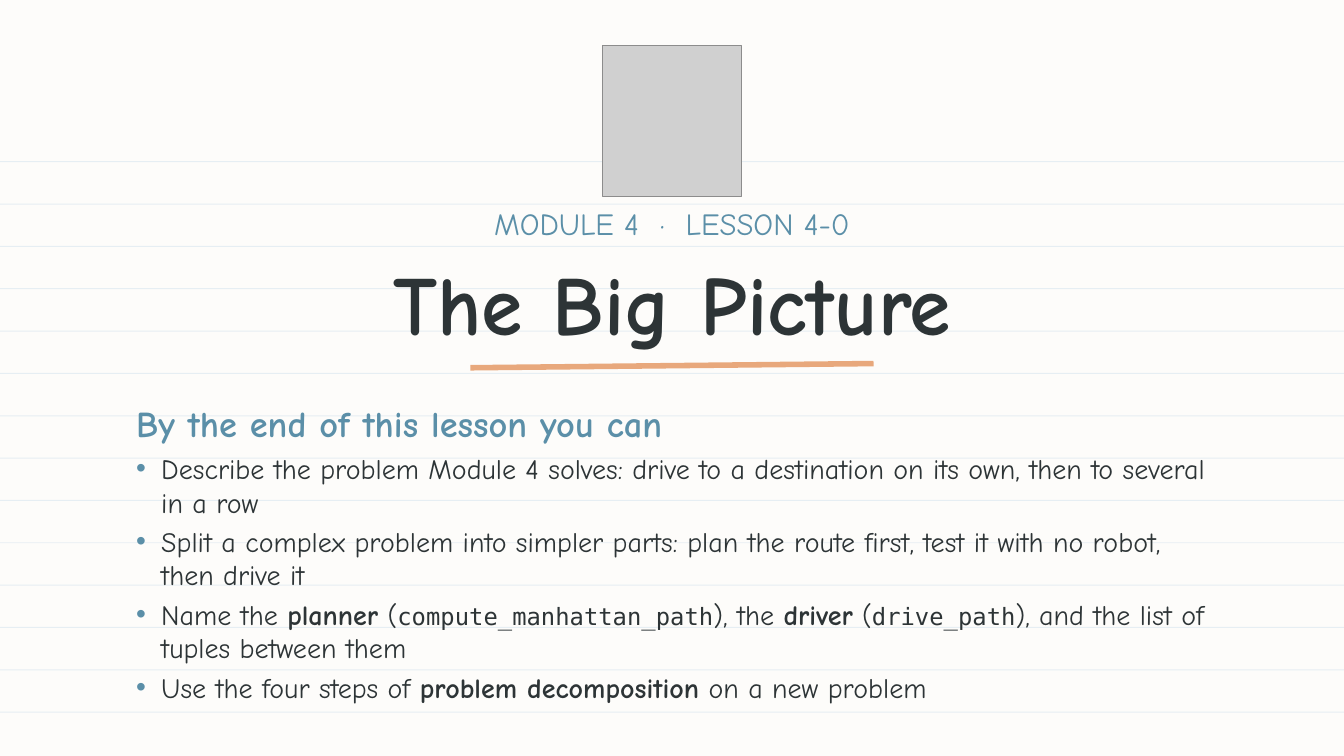
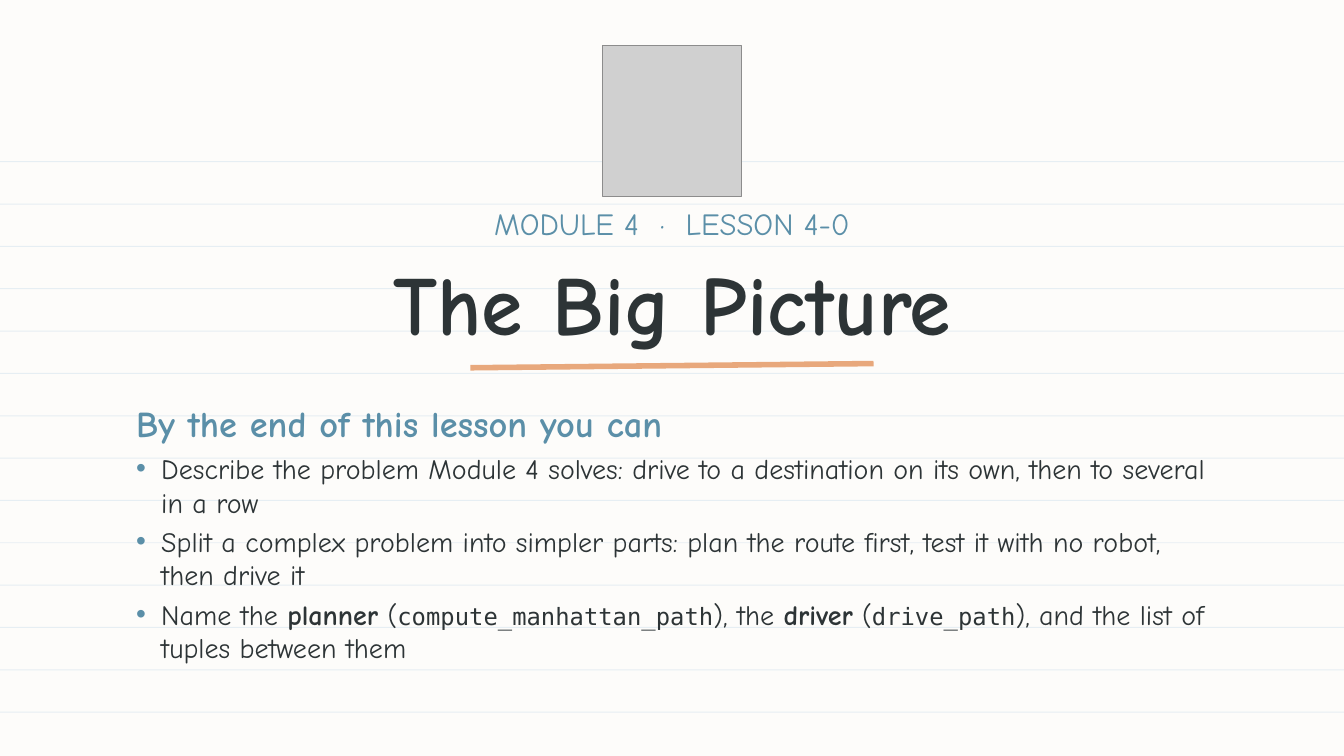
Before and after one commit to bradamiller/LearningPython, a slide deck: slide 1 of static/slides/module-04-manhattan/module-4-lesson-00-overview.pptx. Drawn at 1344x756 pixels with LibreOffice and Linux fonts; fonts in the diff are those of the drawing; grey boxes stand for pictures. Boxes give left, top, right and bottom in pixels: in the first picture for what was removed or moved away, otherwise in the second. Text is boxed around its words. In the diff, an @@ line names an element or a change of style, - is before the commit and + after.

```diff
--- a/static/slides/module-04-manhattan/module-4-lesson-00-overview.pptx
+++ b/static/slides/module-04-manhattan/module-4-lesson-00-overview.pptx
@@ text at bbox=[161, 679, 927, 704]: paragraph removed @@
-• Use the four steps of problem decomposition on a new problem
```
Also in this commit, not shown: 7 other slides changed, 11 slides removed, 15 other files.
